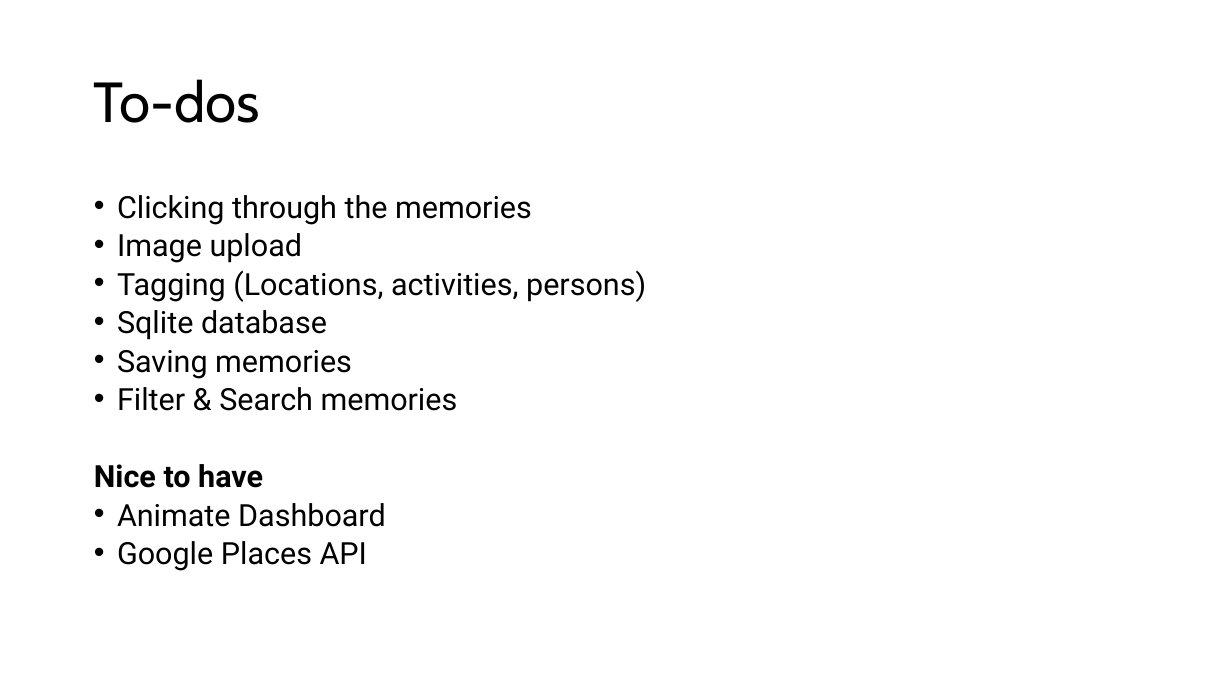
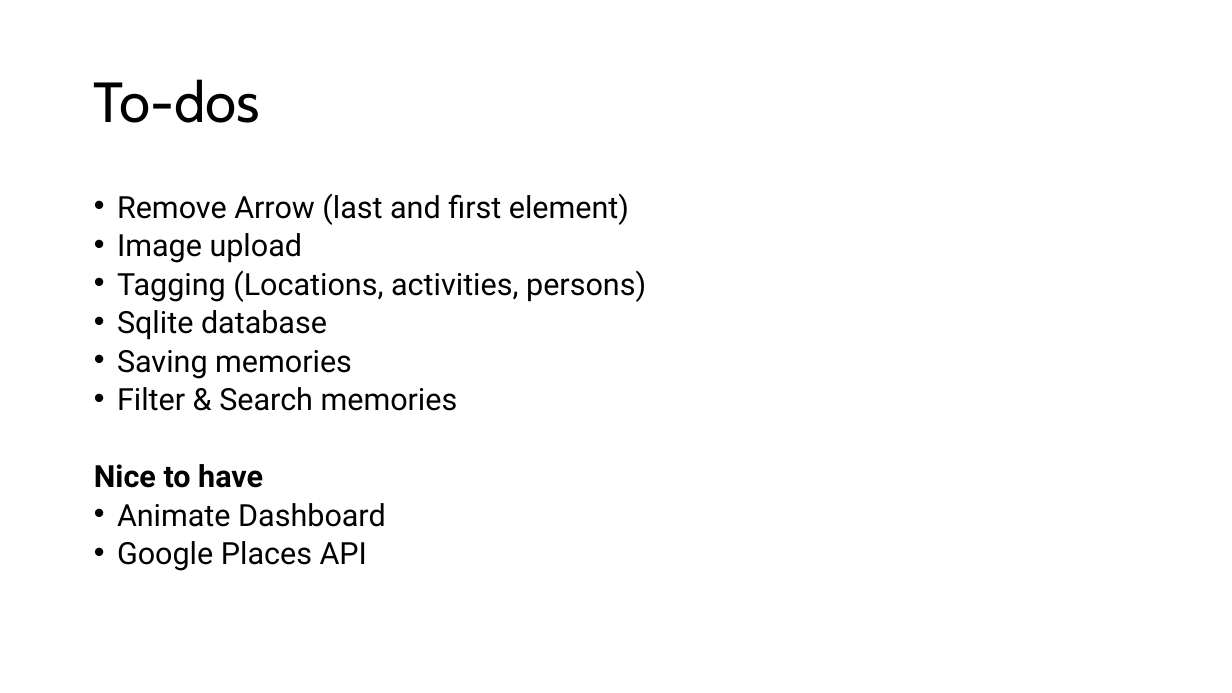
Before and after one commit to andalf0815/dearDiary, a slide deck: slide 5 of docs/Dear Diary - Milestone I Presentation.pptx. Drawn at 1232x693 pixels with LibreOffice and Linux fonts; fonts in the diff are those of the drawing; background and template pictures are left out. Boxes give left, top, right and bottom in pixels: in the first picture for what was removed or moved away, otherwise in the second. Text is boxed around its words. In the diff, an @@ line names an element or a change of style, - is before the commit and + after.

Commit message:
Presentation updated

```diff
--- a/docs/Dear Diary - Milestone I Presentation.pptx
+++ b/docs/Dear Diary - Milestone I Presentation.pptx
@@ text at (x1=117, y1=193, x2=629, y2=225): text changed @@
-• Clicking through the memories
+• Remove Arrow (last and first element)
```
